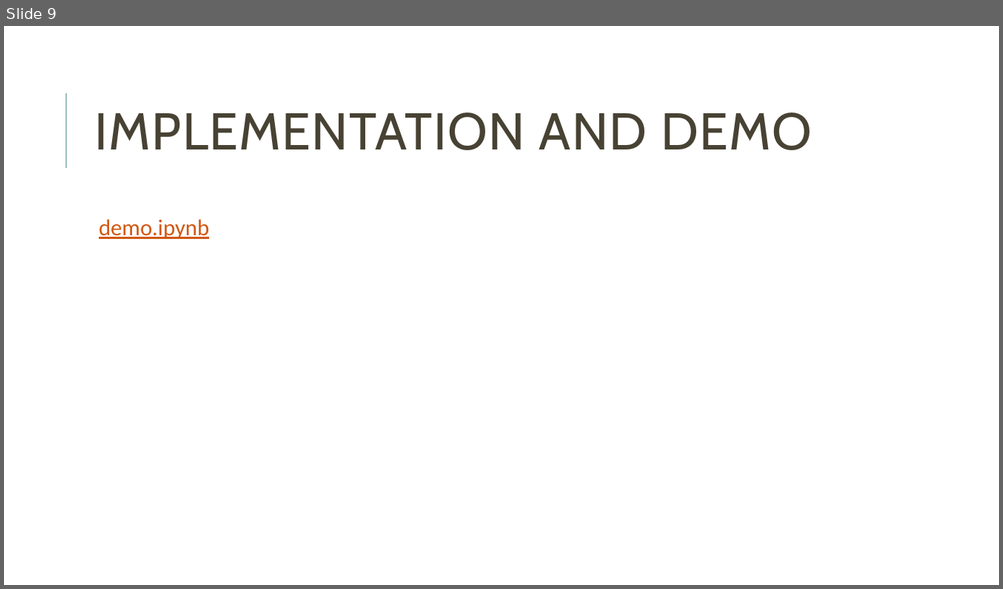
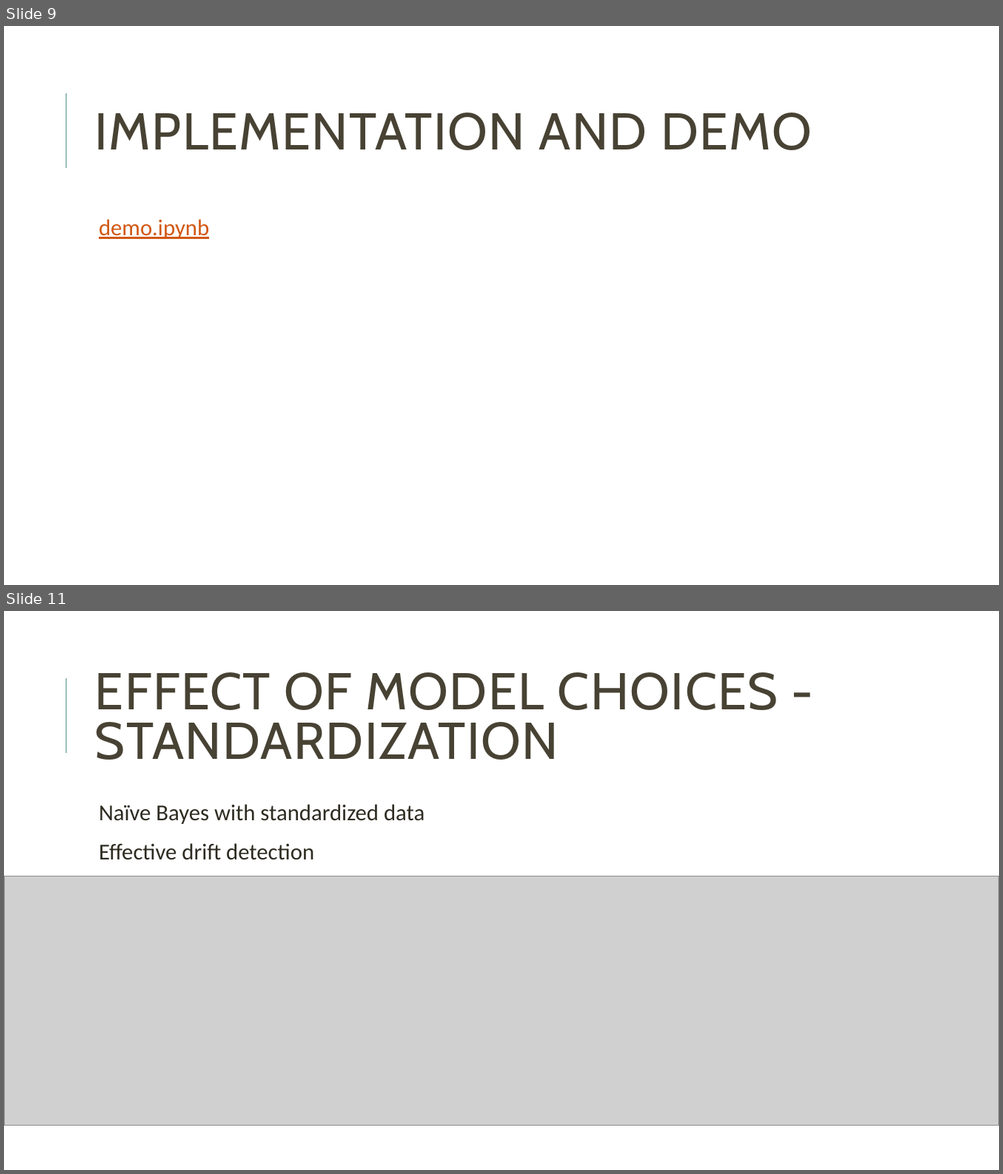
Before and after one commit to miguelFigSilva/dsm_SPC, a slide deck: presentation.pptx. Shown one above the other, each under a label of ours: slide 9 before the commit, slides 9 and 11 after it; the slides between them are not shown. The pictures are 1003x589 and 1003x1174 pixels, drawn with LibreOffice and Linux fonts; fonts in the diff are those of the drawing; grey boxes stand for pictures. Boxes give left, top, right and bottom in pixels: in the first picture for what was removed or moved away, otherwise in the second. Text is boxed around its words. In the diff, an @@ line names an element or a change of style, - is before the commit and + after.

```diff
--- a/presentation.pptx
+++ b/presentation.pptx
@@ slide 11 added at [4, 611, 999, 1170], background #FFFFFF; not listed: 1 template element that a slide beside it also shows @@
@@ title added at [95, 672, 778, 760], 50 pt, text #474233 @@
+EFFECT OF MODEL CHOICES - STANDARDIZATION
@@ text added at [99, 804, 424, 860], 22 pt, text #2E2B21 @@
+  Naïve Bayes with standardized data
+  Effective drift detection
@@ picture added at [4, 877, 999, 1126] @@
```
Also in this commit, not shown: 2 slides changed, 7 other slides added.
